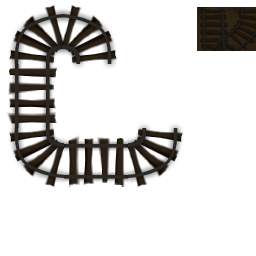
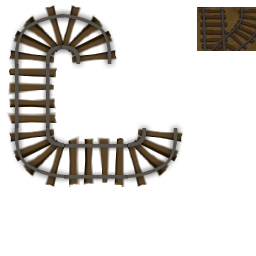
Layered file, before and after one edit (256 x 256). Changes by layer:
pixels changed over [7, 5, 256, 187] (layer not identified)
